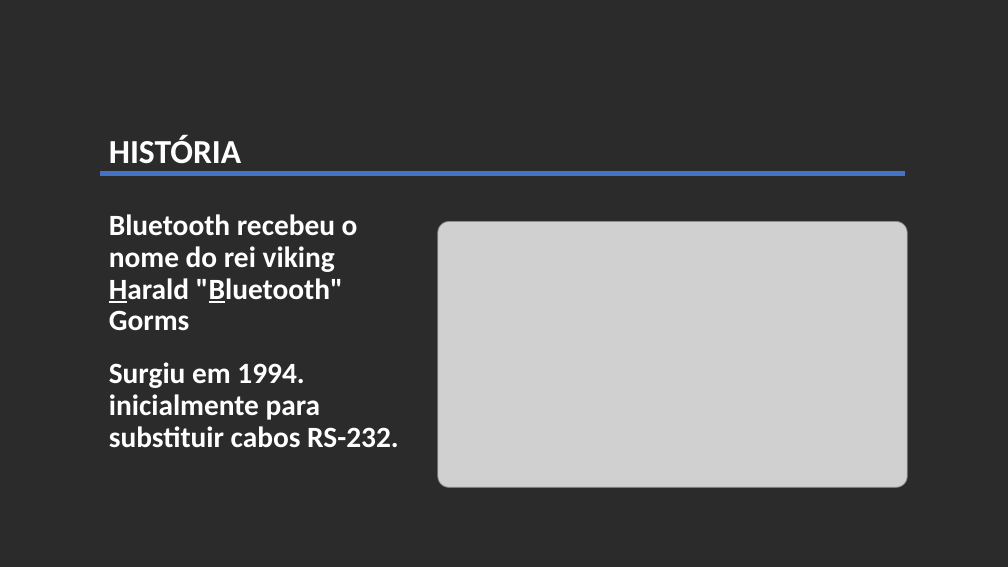
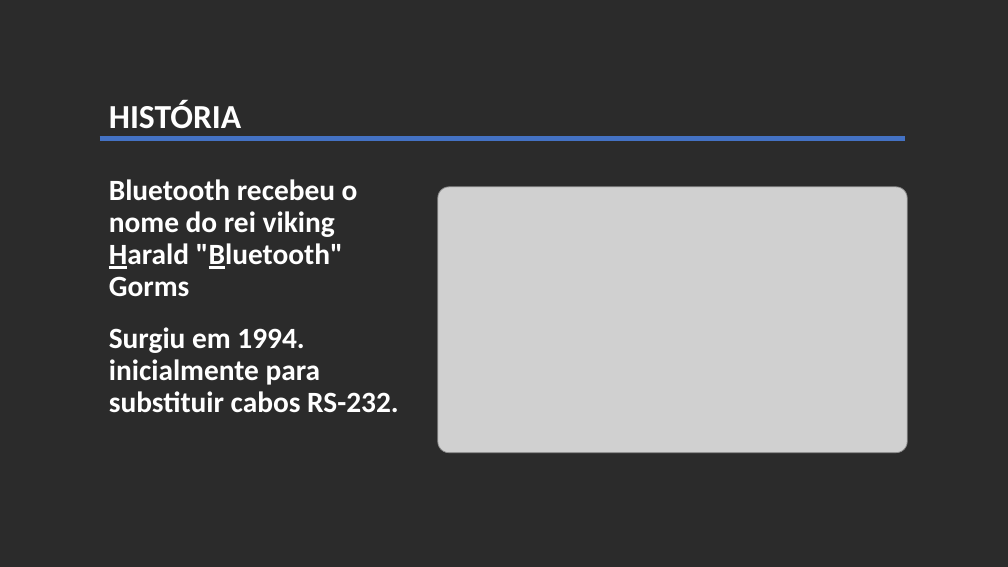
Before and after one commit to VandersonSenai/MODULO03, a slide deck: slide 3 of IoT/Apresentação Protocolos IoT BT.pptx. Drawn at 1008x567 pixels with LibreOffice and Linux fonts; fonts in the diff are those of the drawing; grey boxes stand for pictures; background and template pictures are left out; a plain dark background stands for a picture behind light text. Boxes give left, top, right and bottom in pixels: in the first picture for what was removed or moved away, otherwise in the second. Text is boxed around its words. In the diff, an @@ line names an element or a change of style, - is before the commit and + after.

```diff
--- a/IoT/Apresentação Protocolos IoT BT.pptx
+++ b/IoT/Apresentação Protocolos IoT BT.pptx
@@ 2 texts, 1 picture, 1 subtitle, 1 line: place and size @@
-2 texts, 1 picture, 1 subtitle, 1 line at box(100, 135, 907, 488)
+2 texts, 1 picture, 1 subtitle, 1 line at box(100, 101, 907, 453)
```
Also in this commit, not shown: 4 other slides changed, 12 slides added, 4 slides removed, 6 other files.
